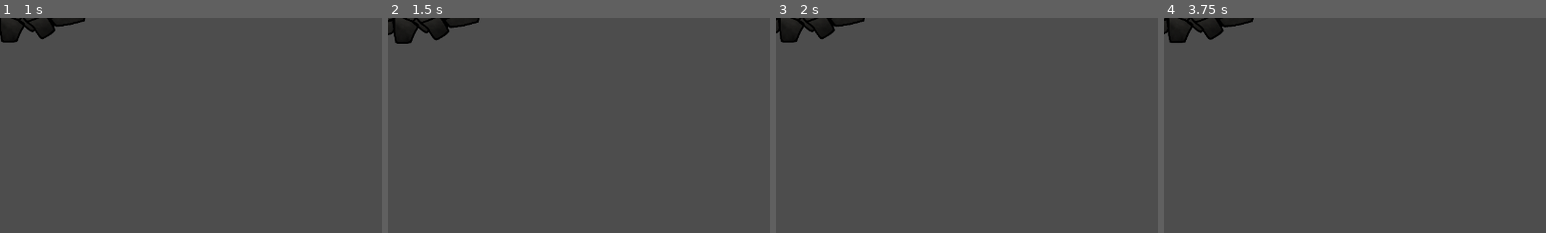
Above: before the commit, frames 1-4 (left to right).
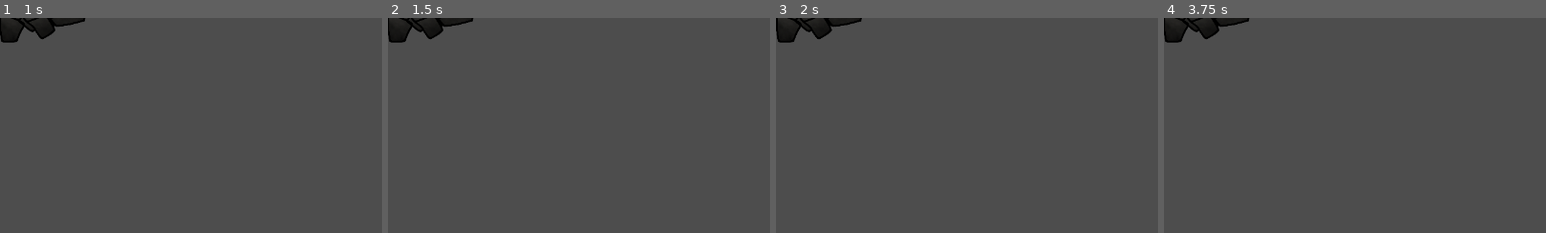
Above: after the commit, the same moments.

Repository: thecaptaincarrot/GMTK-2024-Game-Jam
Game: Godot game, scene res://Entities/Enemies/Wyrm/wyrm.tscn
Two runs of this game, one before a commit and one after it. Both use one fixed random seed, a clock stepped at 60 frames per second and the inputs below. This scene is started directly instead of the project's main scene.
Inputs (mouse positions are % of the whole screen's width and height, from its top left):
- Up to frame 1 (1 s): tap Enter at 0.5 s; move the mouse to (72, 45) at 0.52 s; tap S (camera_down) at 0.6 s; click (72, 45) at 0.67 s
- Up to frame 2 (1.5 s): tap Space at 1.25 s; drag from (30, 55) to (45, 70) at 1.27 s
- Up to frame 3 (2 s): no input
- Up to frame 4 (3.75 s): tap Enter at 2 s; move the mouse to (60, 28) at 2.02 s; tap D (camera_right) at 2.1 s; click (60, 28) at 2.17 s; tap Space at 2.75 s; drag from (45, 70) to (20, 35) at 2.77 s; move the mouse to (80, 65) at 3.52 s; hold Right mouse button (grab_camera) from 3.53 s (still down); click (80, 65) at 3.67 s
The pictures show only the part of the screen within x 0-50%, y 0-50%; the shares and areas given below are measured in that part.

Frame 1 is identical in both runs. In frame 2, 0.8% of the frame differs, in the area x 0-24%, y 0-12%; in frame 3, 0.4%; in frame 4, 0.6%.
Error in both runs: Invalid call. Nonexistent function 'get_basic_gooblins' in base 'Nil'. (res://Entities/Enemies/Wyrm/wyrm.gd:22)

Commit message:
Bunch more fixes and balance
patch notes coming shortly

Diff:
--- a/Entities/Enemies/Slime/Slime.tscn
+++ b/Entities/Enemies/Slime/Slime.tscn
@@ -316,7 +316,8 @@
 
 [node name="Slime" type="Node2D"]
 script = ExtResource("1_rb4j3")
-projectile_damage_threshold = 1.0
+bullit_number = 3
+projectile_damage_threshold = 30.0
 
 [node name="Beast" parent="." instance=ExtResource("2_uj5dt")]
 position = Vector2(0, -87)
--- a/Entities/Enemies/Wyrm/wyrm.tscn
+++ b/Entities/Enemies/Wyrm/wyrm.tscn
@@ -394,11 +394,6 @@
 bone_index = 10
 bone2d_node = NodePath("neck1/neck2/neck3/neck4/neck5/neck6/neck7/neck8/neck9/neck10/head")
 target_nodepath = NodePath("../IKTargets/headTarget/headLookAt")
-enable_constraint = true
-constraint_angle_min = 60.42
-constraint_angle_max = -62.896
-constraint_angle_invert = true
-constraint_in_localspace = true
 
 [sub_resource type="SkeletonModificationStack2D" id="SkeletonModificationStack2D_xsq65"]
 modification_count = 2
@@ -417,8 +412,9 @@
 sprite_box = NodePath("Beast/Sprites")
 
 [node name="Beast" parent="." instance=ExtResource("2_l7r84")]
-min_retarget_time = 1.0
-max_retarget_time = 1.5
+min_retarget_time = 1.5
+max_retarget_time = 2.0
+attack_chance = 2
 blood_color = Color(0.122528, 0.920102, 0, 1)
 
 [node name="StateMachine" parent="Beast" index="2"]
@@ -687,7 +683,7 @@
 
 [node name="neck10" type="Sprite2D" parent="Beast/Sprites" index="10"]
 z_index = -44
-position = Vector2(-549.375, -658.951)
+position = Vector2(-549.375, -658.952)
 rotation = -0.819685
 scale = Vector2(0.999945, 0.999945)
 texture = ExtResource("4_yb3rx")
--- a/Globals/GooblinUpgrades.gd
+++ b/Globals/GooblinUpgrades.gd
@@ -42,7 +42,7 @@
 #Gooblin Upgrades
 var gooblin_attack = 1
 var gooblin_base_move_speed = 150.0
-var gooblin_move_speed_upgrade_increment = 50.0 #how much each level of upgrade increases the gooblin's speed
+var gooblin_move_speed_upgrade_increment = 30.0 #how much each level of upgrade increases the gooblin's speed
 var gooblin_speed_upgrade_level = 0
 
 #Shieldbearer Upgrades
@@ -55,7 +55,7 @@
 
 var base_climb_speed = 25.0
 var climb_speed_level = 0
-var climb_speed_increment = 25.0
+var climb_speed_increment = 15.0
 var shake_off_chance = 0.50 #Chance to be shaken off when an enemy attacks
 
 #Catapult Upgrades
@@ -120,7 +120,7 @@
 
 #Cost curve calculation functions
 func get_gooblin_attack_upgrade_cost():
-	return 1000 * (pow(gooblin_attack,2))
+	return 1500 * (pow(gooblin_attack,2))
 
 
 func get_gooblin_speed_upgrade_cost():
@@ -132,8 +132,8 @@
 
 
 func get_gooblin_scaler_mult_upgrade_cost():
-	return 500 * pow((damage_multiplier_level + 1),2)
+	return 700 * pow((damage_multiplier_level + 1),2)
 
 
 func get_gooblin_scaler_climb_speed_upgrade_cost():
-	return 500 * pow((climb_speed_level + 1),2)
+	return 600 * pow((climb_speed_level + 1),2)
--- a/Screens/Combat/combat_screen.gd
+++ b/Screens/Combat/combat_screen.gd
@@ -74,9 +74,9 @@
 
 const ENEMY_HEALTH = [300,
 					  750,
-					  3000,
+					  2200,
 					  4000,
-					  10000,
+					  9999,
 ]
 
 const ENEMY_REWARD = [500,
--- a/Screens/OutOfCombat/blurb_box.gd
+++ b/Screens/OutOfCombat/blurb_box.gd
@@ -4,7 +4,7 @@
 @export var beast_name: Label
 @export var beast_text: Label
 @export var beast_second_text: Label
-
+var boss = preload("res://Screens/Combat/combat_screen.gd")
 #enum BeastTexture{
 	#KNIGHT: preload("res://Screens/Credits/gooobknight_transparent.png"),
 	#GIANT: preload("res://Screens/Credits/goobercyclops_transparent.png"),
@@ -23,7 +23,7 @@
 		0:
 			new_beast = [
 				"Knight-Errant of Diaz",
-				"HEALTH: Equivalent to snapping 200 twigs\n
+				"HEALTH: Equivalent to snapping %s twigs\n
 				HEIGHT: About one horse\n
 				WEIGHT: Definitely lighter than a horse\n
 				FEATURES:\n
@@ -34,7 +34,7 @@
 		1:
 			new_beast = [
 				"Giant Mercenary",
-				"HEALTH: Equivalent to throwing 800 pebbles\n
+				"HEALTH: Equivalent to throwing %s pebbles\n
 				HEIGHT: Two or three humans\n
 				WEIGHT: Earth-shaking\n
 				EYES: One\n
@@ -46,7 +46,7 @@
 		2:
 			new_beast = [
 				"Gelatinous Mass",
-				"HEALTH: Equivalent to pushing 2000 snails\n
+				"HEALTH: Equivalent to pushing %s snails\n
 				HEIGHT: Pine tree\n
 				WEIGHT: Surprisingly light (and aerodynamic)\n
 				GOOP: Unclimbable\n
@@ -57,7 +57,7 @@
 			]
 		3: new_beast = [
 			"Stonejaw Wyrm",
-			"HEALTH: Equivalent to wrestling 4000 beetles\n
+			"HEALTH: Equivalent to wrestling %s beetles\n
 			HEIGHT: Many, many boulders\n
 			WEIGHT: Mountainous\n
 			SYMBOL: There again\n
@@ -80,5 +80,6 @@
 		_:
 			print("OH NO!!")
 	beast_name.text = new_beast[0]
-	beast_text.text = new_beast[1]
+	if lvl == 4: beast_text.text = new_beast[1]
+	else: beast_text.text = new_beast[1] % boss.ENEMY_HEALTH[lvl]
 	beast_second_text.text = new_beast[2]
--- a/Screens/OutOfCombat/shop_panel.gd
+++ b/Screens/OutOfCombat/shop_panel.gd
@@ -53,7 +53,7 @@
 #Cost references
 @export var cost_per_gooblin = 10
 @export var cost_per_shield = 20
-@export var cost_per_hook = 40
+@export var cost_per_hook = 60
 #NOTE: FOR COSTS OF UPGRADES, SEE EQUATION IN GooblinUpgrades
 
 
